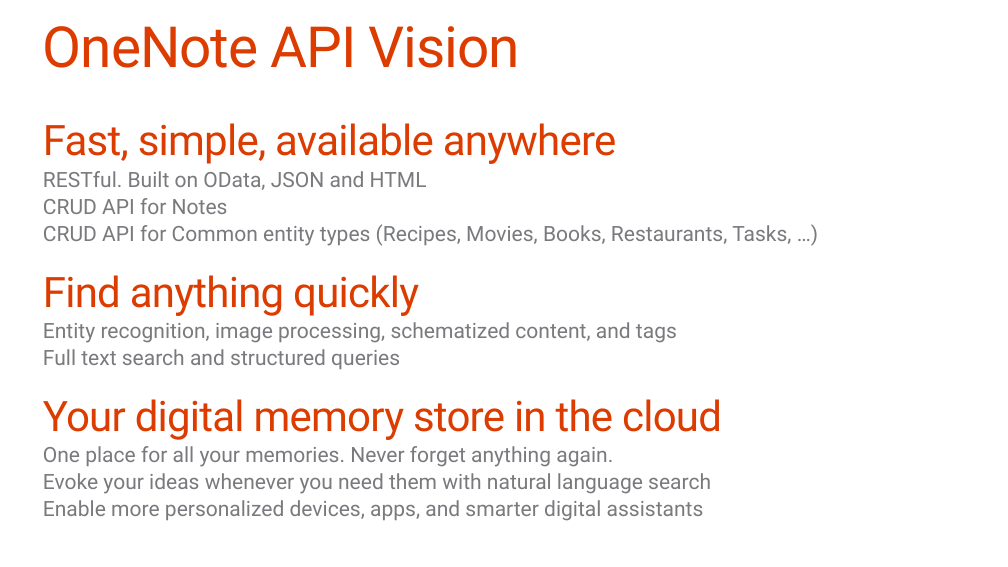
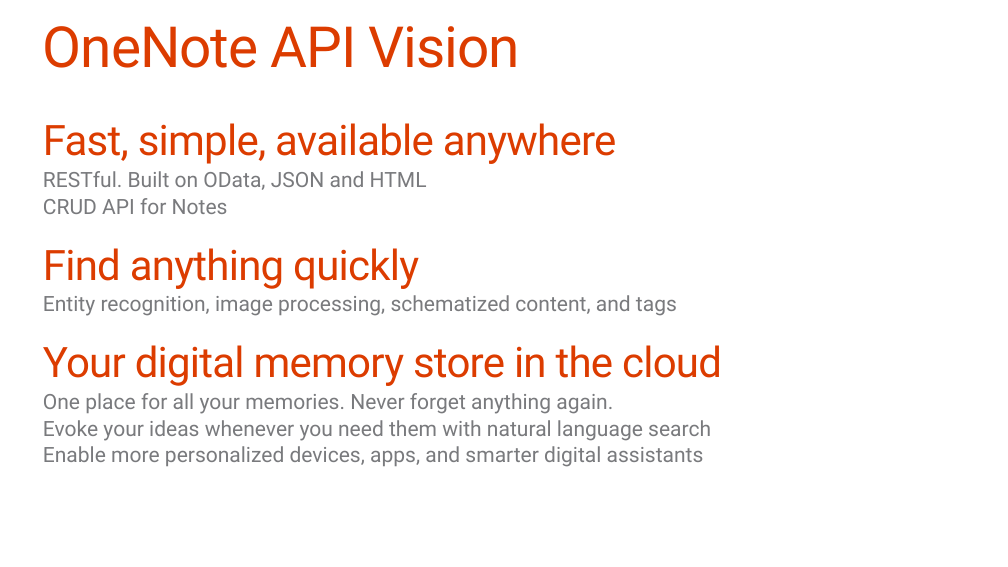
Before and after one commit to OfficeDev/TrainingContent, a slide deck: slide 7 of O3653-7 Deep Dive into the Office 365 APIs for OneNote services/O3653-7 Deep Dive into the Office 365 APIs for OneNote services.pptx. Drawn at 1008x567 pixels with LibreOffice and Linux fonts; fonts in the diff are those of the drawing; background and template pictures are left out. Boxes give left, top, right and bottom in pixels: in the first picture for what was removed or moved away, otherwise in the second. Text is boxed around its words. In the diff, an @@ line names an element or a change of style, - is before the commit and + after.

```diff
--- a/O3653-7 Deep Dive into the Office 365 APIs for OneNote services/O3653-7 Deep Dive into the Office 365 APIs for OneNote services.pptx
+++ b/O3653-7 Deep Dive into the Office 365 APIs for OneNote services/O3653-7 Deep Dive into the Office 365 APIs for OneNote services.pptx
@@ text at box(43, 224, 791, 246): paragraph removed @@
-  CRUD API for Common entity types (Recipes, Movies, Books, Restaurants, Tasks, …)
@@ text at box(43, 349, 400, 369): paragraph removed @@
-  Full text search and structured queries
```
Also in this commit, not shown: 2 other slides changed, 1 slide added.
